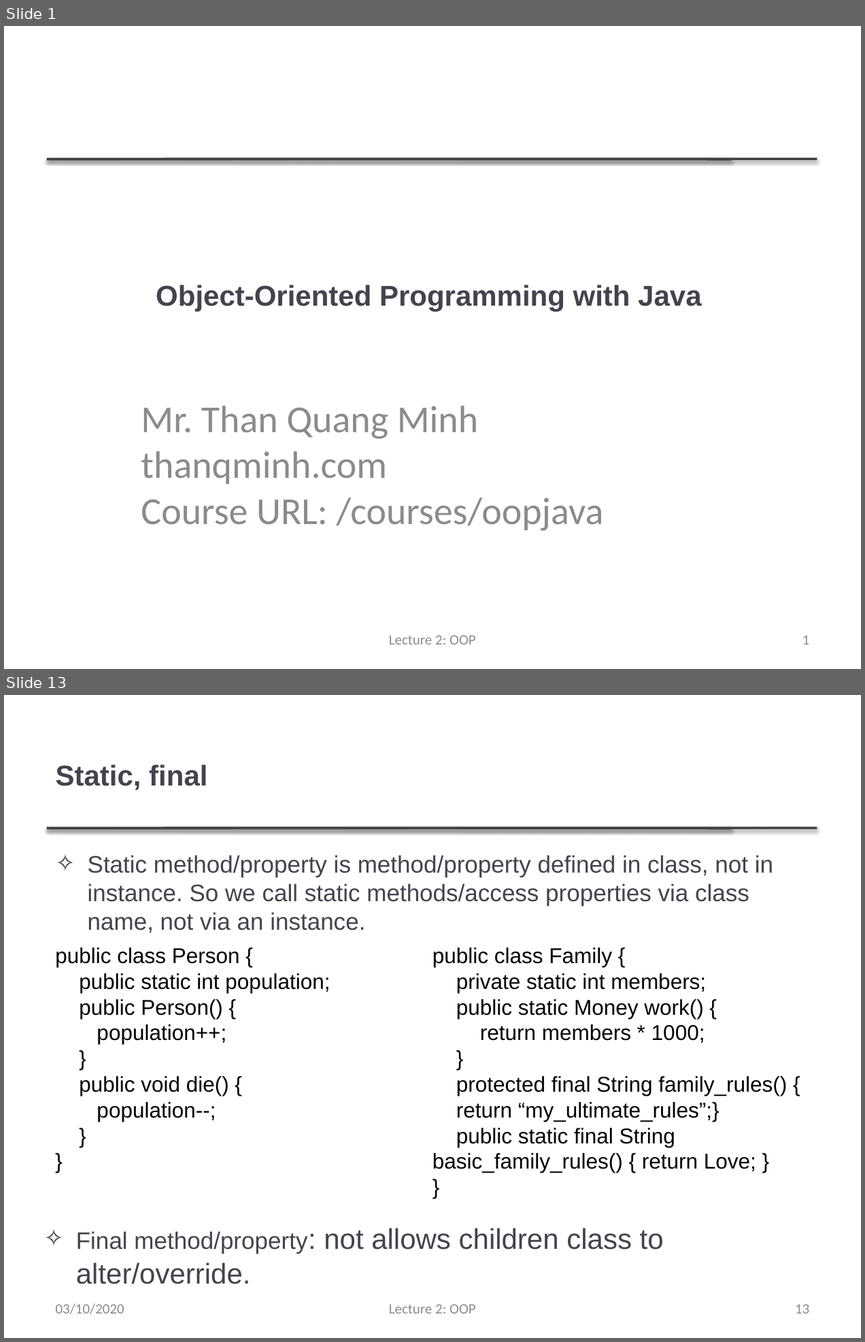
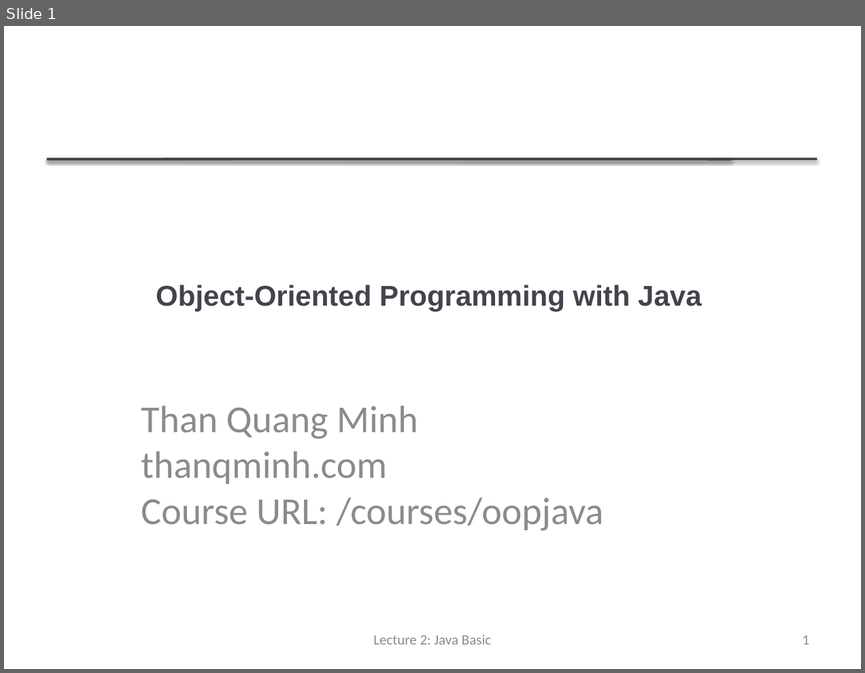
Before and after one commit to thanqminh/thanqminh.github.io, a slide deck: courses/oopjava/lecture2.pptx. Shown one above the other, each under a label of ours: slides 1 and 13 before the commit, slide 1 after it; the slides between them are not shown. The pictures are 865x1342 and 865x673 pixels, drawn with LibreOffice and Linux fonts; fonts in the diff are those of the drawing. Boxes give left, top, right and bottom in pixels: in the first picture for what was removed or moved away, otherwise in the second. Text is boxed around its words. In the diff, an @@ line names an element or a change of style, - is before the commit and + after.

```diff
--- a/courses/oopjava/lecture2.pptx
+++ b/courses/oopjava/lecture2.pptx
@@ slide 13 removed at (x1=4, y1=695, x2=861, y2=1338), background #FFFFFF; not listed: 2 template elements that a slide beside it also shows @@
@@ title removed at (x1=56, y1=764, x2=207, y2=790) @@
-Static, final
@@ text removed at (x1=88, y1=855, x2=773, y2=933) @@
-✧ Static method/property is method/property defined in class, not in instance. So we call static methods/access properties via class name, not via an instance.
@@ text removed at (x1=55, y1=947, x2=787, y2=1172) @@
-public class Person {
-public static int population;
-public Person() {
-population++;
-}
-public void die() {
-population--;
-}
-}
-public class Family {
-private static int members;
-public static Money work() {
-return members * 1000;
-}
-protected final String family_rules() {
-return “my_ultimate_rules”;}
-public static final String basic_family_rules() { return Love; }
-}
@@ text removed at (x1=76, y1=1227, x2=664, y2=1284) @@
-✧ Final method/property: not allows children class to alter/override.
@@ text removed at (x1=56, y1=1303, x2=124, y2=1314) @@
-03/10/2020
@@ text removed at (x1=389, y1=1304, x2=476, y2=1313) @@
-Lecture 2: OOP
@@ page number removed at (x1=795, y1=1304, x2=809, y2=1313) @@
-13
@@ slide 1 changed as well @@
@@ subtitle at (x1=141, y1=405, x2=418, y2=439): text changed @@
-Mr. Than Quang Minh
+Than Quang Minh
@@ text at (x1=373, y1=635, x2=491, y2=644): text changed @@
-Lecture 2: OOP
+Lecture 2: Java Basic
```
Also in this commit, not shown: 1 other slide changed, 7 slides added, 11 other slides removed, 6 other files.
